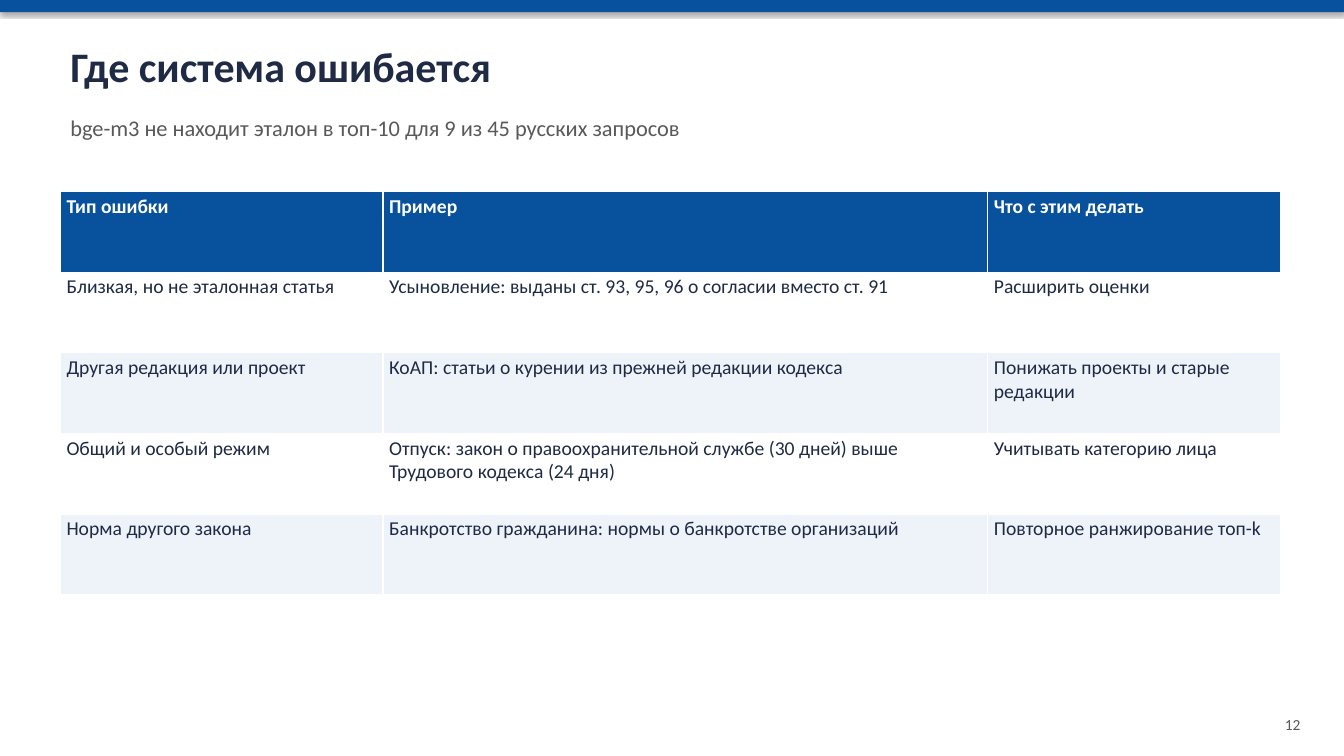
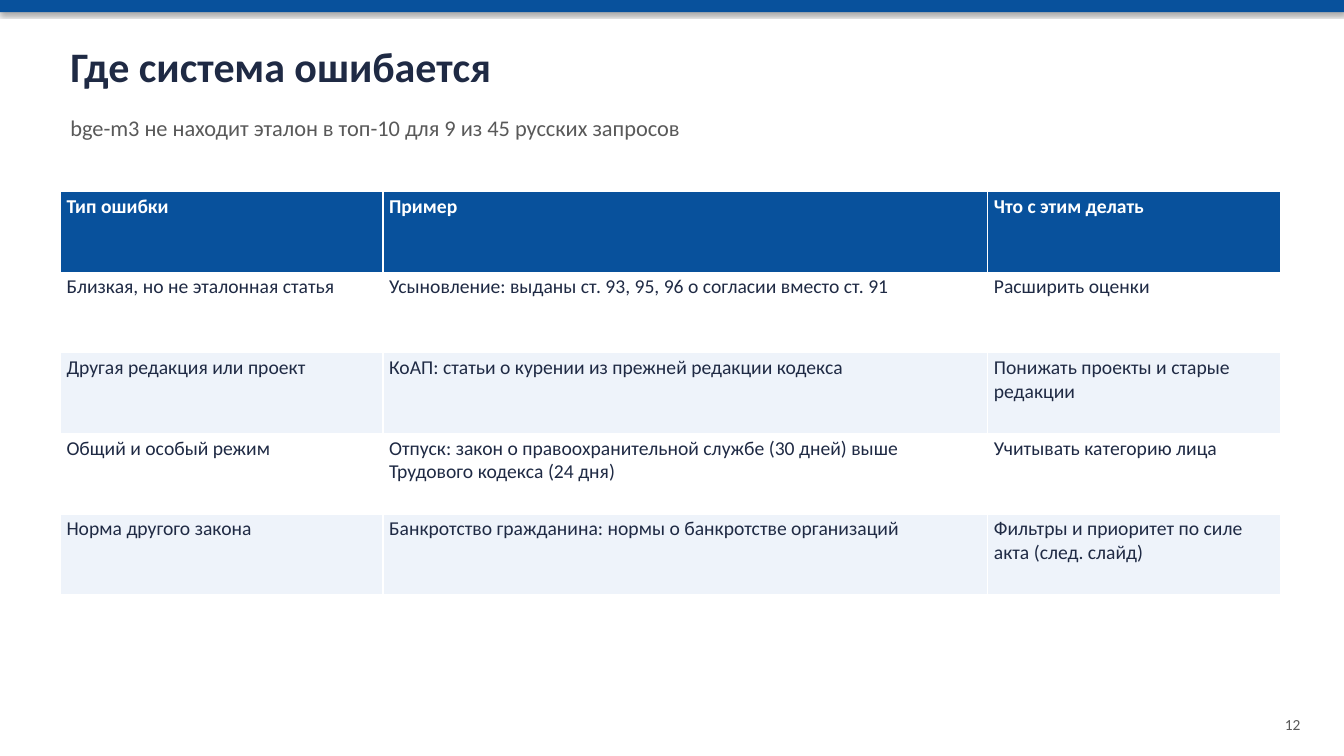
Before and after one commit to Alishershayakhmetov/legal_search, a slide deck: slide 12 of report/Презентация_Поиск_по_законодательству_РК.pptx. Drawn at 1344x756 pixels with LibreOffice and Linux fonts; fonts in the diff are those of the drawing. Boxes give left, top, right and bottom in pixels: in the first picture for what was removed or moved away, otherwise in the second. Text is boxed around its words. In the diff, an @@ line names an element or a change of style, - is before the commit and + after.

```diff
--- a/report/Презентация_Поиск_по_законодательству_РК.pptx
+++ b/report/Презентация_Поиск_по_законодательству_РК.pptx
@@ table at (60,192,1280,595) @@
-row 5, column 3: Повторное ранжирование топ-k
+row 5, column 3: Фильтры и приоритет по силе акта (след. слайд)
```
Also in this commit, not shown: 2 other slides changed, 1 slide added, 15 other files.
